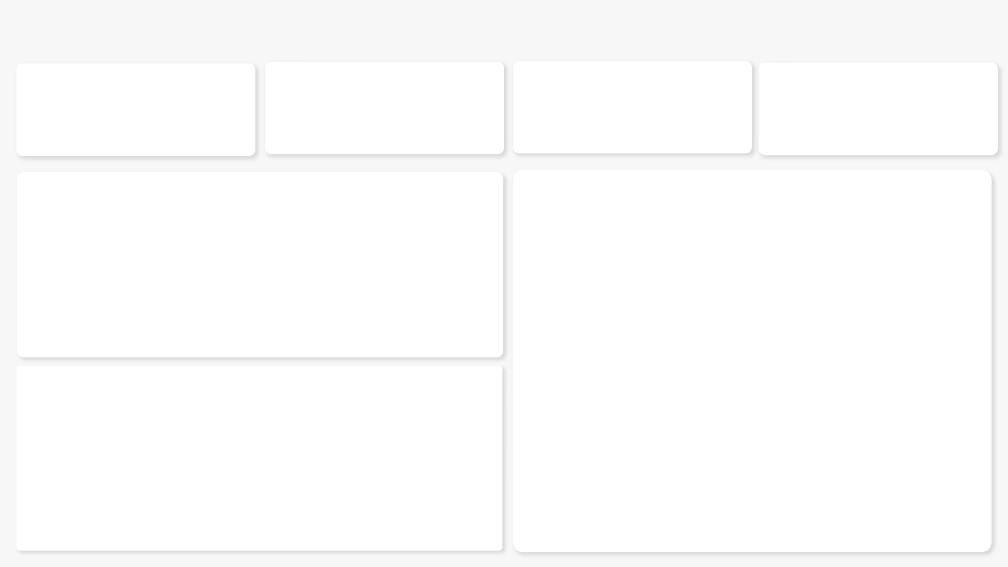
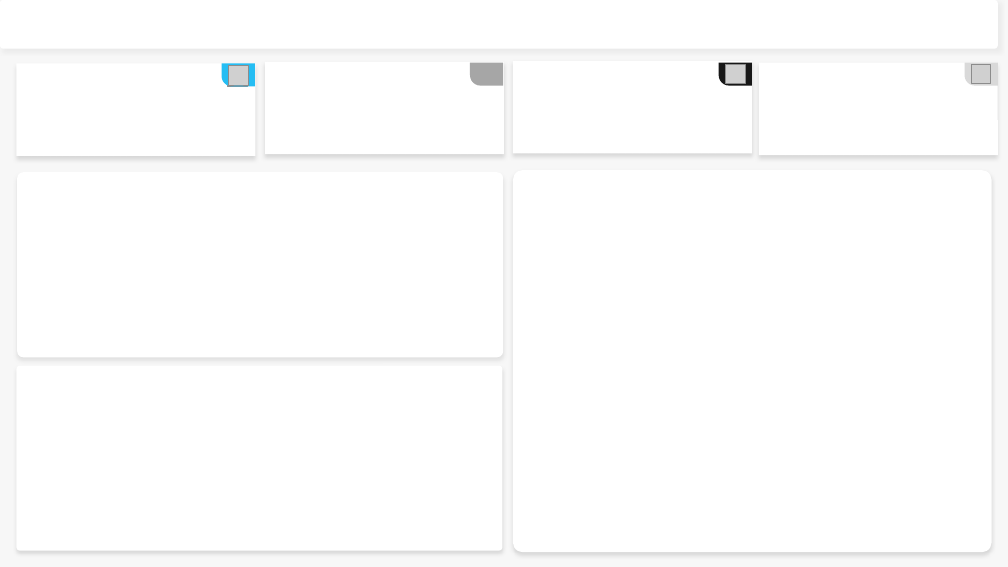
Before and after one commit to matheuspfferreira/logistics-control-quality, a slide deck: slide 1 of design/model-screen.pptx. Drawn at 1008x567 pixels with LibreOffice and Linux fonts; fonts in the diff are those of the drawing; grey boxes stand for pictures; background and template pictures are left out. Boxes give left, top, right and bottom in pixels: in the first picture for what was removed or moved away, otherwise in the second. Text is boxed around its words. In the diff, an @@ line names an element or a change of style, - is before the commit and + after.

```diff
--- a/design/model-screen.pptx
+++ b/design/model-screen.pptx
@@ round rect added at [222,64,255,86], fill #25BDF3 @@
@@ picture added at [228,67,247,86] @@
@@ picture added at [229,66,249,85] @@
@@ round rect added at [470,63,504,85], fill #A6A6A6 @@
@@ round rect added at [719,63,752,85], fill #171717 @@
@@ picture added at [726,64,746,84] @@
@@ shadow changed; proportions changed in 4 elements at [17,64,256,156], [265,62,504,154], [513,61,752,154], [759,63,998,155] @@
@@ round rect added at [965,63,998,85], fill #D9D9D9 @@
@@ picture added at [972,64,991,84] @@
```
Also in this commit, not shown: 1 other file.
